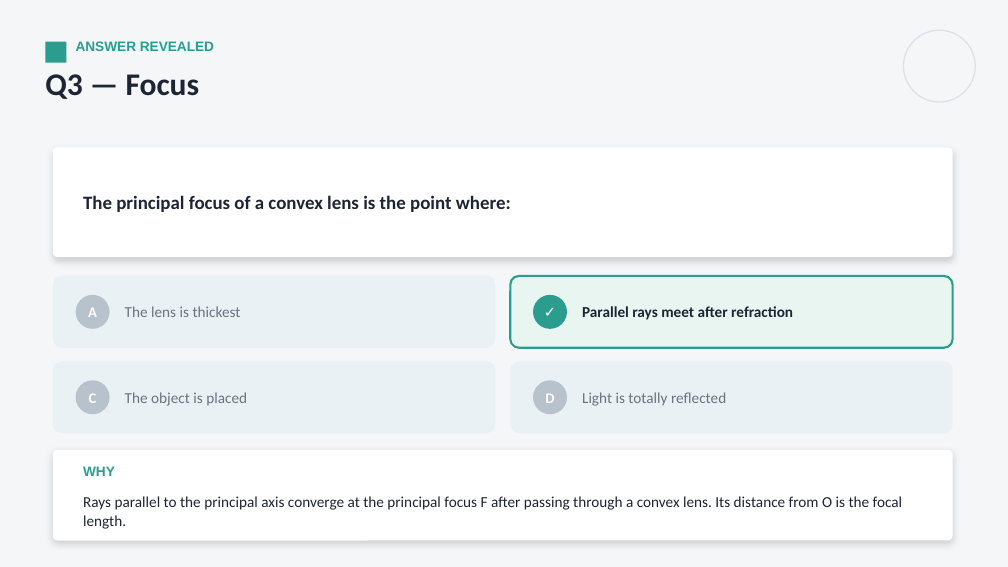
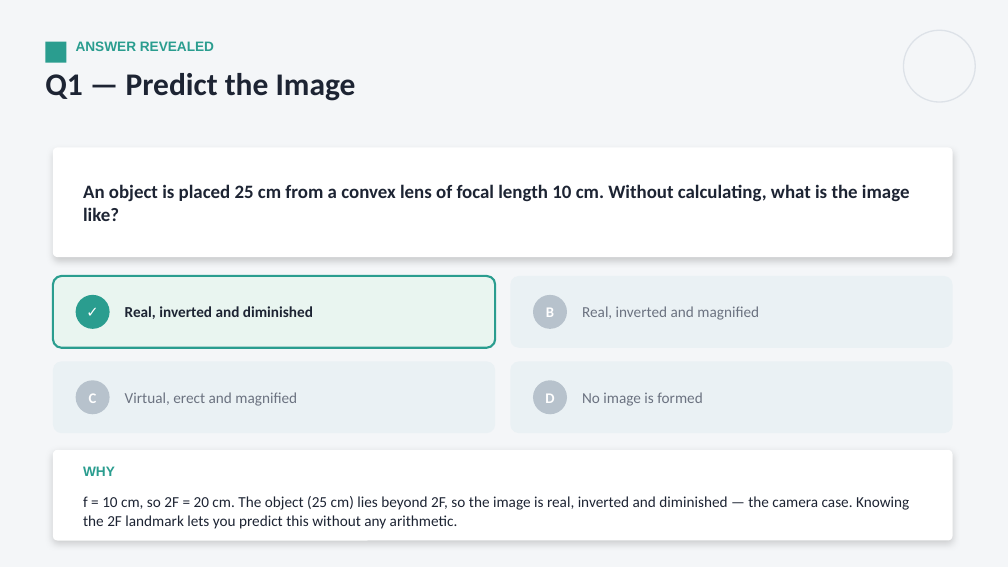
Before and after one commit to parmeshwars2911/MyFirstAR, a slide deck: slide 13 of ppt/Grade10/G10_S43_Refraction_Through_a_Lens_1.pptx (slide 17 before the commit). Drawn at 1008x567 pixels with LibreOffice and Linux fonts; fonts in the diff are those of the drawing. Boxes give left, top, right and bottom in pixels: in the first picture for what was removed or moved away, otherwise in the second. Text is boxed around its words. In the diff, an @@ line names an element or a change of style, - is before the commit and + after.

```diff
--- a/ppt/Grade10/G10_S43_Refraction_Through_a_Lens_1.pptx
+++ b/ppt/Grade10/G10_S43_Refraction_Through_a_Lens_1.pptx
@@ text at (x1=45, y1=73, x2=356, y2=101): text changed @@
-Q3 — Focus
+Q1 — Predict the Image
@@ text at (x1=83, y1=184, x2=910, y2=221): text changed @@
-The principal focus of a convex lens is the point where:
+An object is placed 25 cm from a convex lens of focal length 10 cm. Without calculating, what is the image like?
@@ rounded rectangle at (x1=53, y1=276, x2=495, y2=348): fill #EAF1F4 to #E9F5F0; outline none to #2A9D8F 2 pt @@
@@ ellipse at (x1=76, y1=295, x2=110, y2=329): fill #B7C2CC to #2A9D8F @@
@@ rounded rectangle at (x1=510, y1=276, x2=953, y2=348): fill #E9F5F0 to #EAF1F4; outline #2A9D8F 2 pt to none @@
@@ ellipse at (x1=533, y1=295, x2=567, y2=329): fill #2A9D8F to #B7C2CC @@
@@ text at (x1=88, y1=308, x2=97, y2=317): text changed @@
-A
+✓
@@ text at (x1=125, y1=306, x2=313, y2=319): text changed; text colour #6B7280 to #1D2433; bold on @@
-The lens is thickest
+Real, inverted and diminished
@@ text at (x1=546, y1=308, x2=554, y2=317): text changed @@
-✓
+B
@@ text at (x1=582, y1=306, x2=759, y2=320): text changed; text colour #1D2433 to #6B7280; bold off @@
-Parallel rays meet after refraction
+Real, inverted and magnified
@@ text at (x1=125, y1=392, x2=297, y2=406): text changed @@
-The object is placed
+Virtual, erect and magnified
@@ text at (x1=582, y1=392, x2=702, y2=406): text changed @@
-Light is totally reflected
+No image is formed
@@ text at (x1=83, y1=496, x2=909, y2=529): text changed @@
-Rays parallel to the principal axis converge at the principal focus F after passing through a convex lens. Its distance from O is the focal length.
+f = 10 cm, so 2F = 20 cm. The object (25 cm) lies beyond 2F, so the image is real, inverted and diminished — the camera case. Knowing the 2F landmark lets you predict this without any arithmetic.
```
Also in this commit, not shown: 12 other slides changed, 14 other files.
